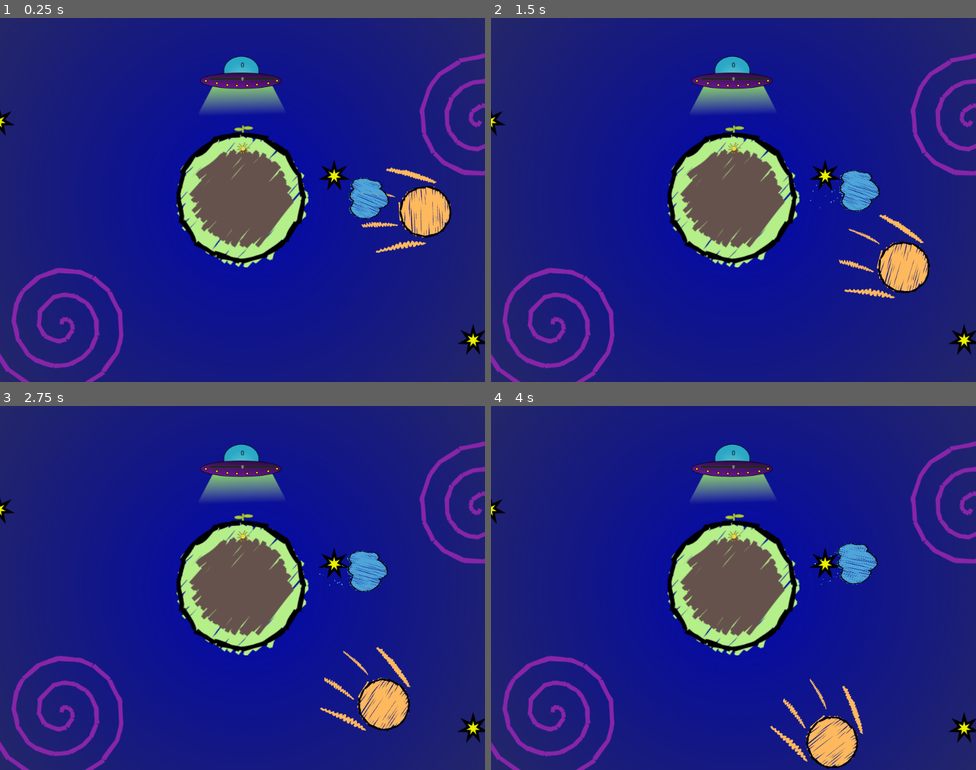
Above: before the commit, frames 1-4 (two rows, left to right).
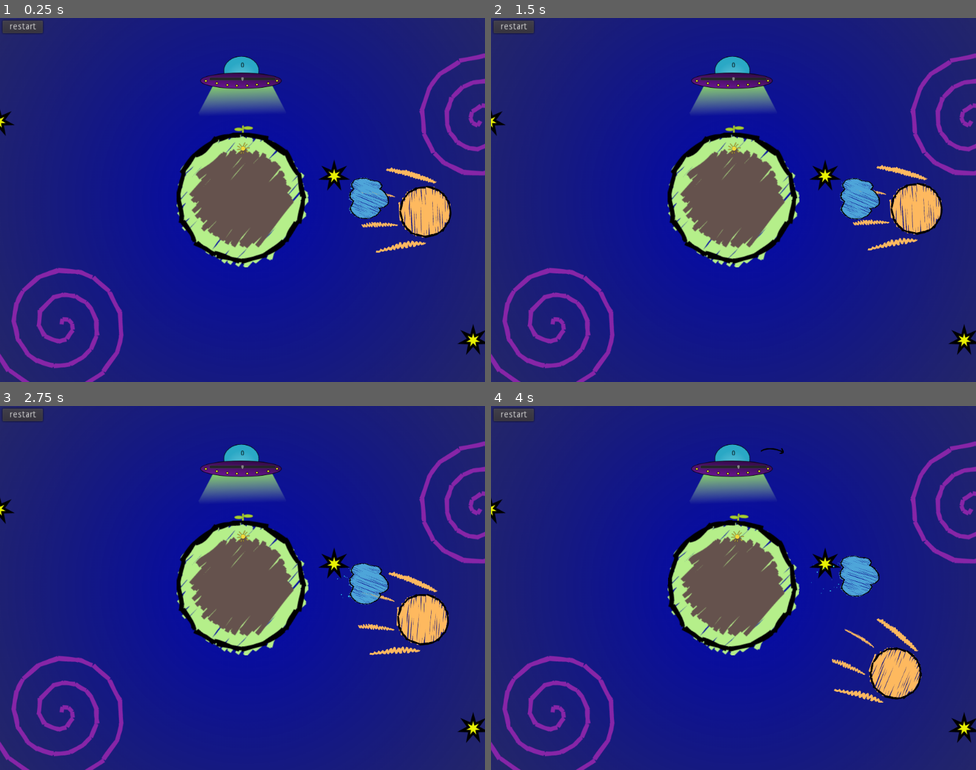
Above: after the commit, the same moments.

Repository: vnznznz/ld52
Game: Godot game, scene res://main.tscn
The game is run twice, just before and just after one commit, with the same random seed, the same clock (stepped at 60 frames per second) and the same inputs.
Inputs (mouse positions are in pixels of both pictures, inside the frame that each line leads up to):
- Up to frame 1 (0.25 s): no input
- Up to frame 2 (1.5 s): click (515, 25) at 0.5 s, where only the run after the commit has a clickable "restart"; click (515, 25) at 1.25 s, where only the run after the commit has a clickable "restart"
- Up to frame 3 (2.75 s): click (24, 413) at 2 s, where only the run after the commit has a clickable "restart"
- Up to frame 4 (4 s): move the mouse to (840, 569) at 2.77 s; hold Right (ui_right) 2.78-3.5 s; click (840, 569) at 2.92 s; drag from (636, 606) to (709, 660) at 3.52 s

The runs differ from the first frame. In frame 1, 0.3% of the frame differs, in the area x 0-9%, y 0-5%; in frame 2, 4.0%; in frame 3, 4.3%; in frame 4, 6.0%, in the area x 0-89%, y 0-100%.

Commit message:
restart button

Diff:
--- a/godot/project.godot
+++ b/godot/project.godot
@@ -28,6 +28,14 @@
 
 common/drop_mouse_on_gui_input_disabled=true
 
+[input]
+
+reset_speed={
+"deadzone": 0.5,
+"events": [ Object(InputEventKey,"resource_local_to_scene":false,"resource_name":"","device":0,"alt":false,"shift":false,"control":false,"meta":false,"command":false,"pressed":false,"scancode":32,"physical_scancode":0,"unicode":0,"echo":false,"script":null)
+ ]
+}
+
 [physics]
 
 common/enable_pause_aware_picking=true
--- /dev/null
+++ b/godot/scripts/restart.gd
@@ -0,0 +1,20 @@
+extends Button
+
+
+# Declare member variables here. Examples:
+# var a = 2
+# var b = "text"
+
+
+# Called when the node enters the scene tree for the first time.
+func _ready():
+	pass # Replace with function body.
+
+
+# Called every frame. 'delta' is the elapsed time since the previous frame.
+#func _process(delta):
+#	pass
+
+
+func _on_restart_pressed():
+	get_tree().reload_current_scene()
--- a/godot/scripts/rotate_slider.gd
+++ b/godot/scripts/rotate_slider.gd
@@ -16,6 +16,19 @@
 
 
 func _process(delta):
+
+	if Input.is_action_just_pressed("reset_speed"):
+		self.value = 180
+
+	if Input.is_action_just_pressed("ui_right"):
+		self.value += 30
+
+
+	if Input.is_action_just_pressed("ui_left"):
+		self.value -= 30
+
+	self.value = clamp(self.value, 0, 360)
+
 	$Label.text = "%s" %[self.value]
 	$Arrow1Right.visible = false
 	$Arrow2Right.visible = false
--- a/godot/world.tscn
+++ b/godot/world.tscn
@@ -9,6 +9,7 @@
 [ext_resource path="res://rotate_slider.tscn" type="PackedScene" id=7]
 [ext_resource path="res://scripts/rotate_slider.gd" type="Script" id=8]
 [ext_resource path="res://assets/background@2x.png" type="Texture" id=9]
+[ext_resource path="res://scripts/restart.gd" type="Script" id=10]
 
 [node name="world" type="Node2D"]
 
@@ -64,4 +65,15 @@
 [node name="Arrow2Left" parent="rotate_slider" index="4"]
 position = Vector2( -19, -42 )
 
+[node name="restart" type="Button" parent="."]
+margin_left = -760.0
+margin_top = -568.0
+margin_right = -696.0
+margin_bottom = -548.0
+rect_scale = Vector2( 2, 2 )
+text = "restart"
+script = ExtResource( 10 )
+
+[connection signal="pressed" from="restart" to="restart" method="_on_restart_pressed"]
+
 [editable path="rotate_slider"]
Not shown: 1 places in godot/world.tscn that only renumber resources
